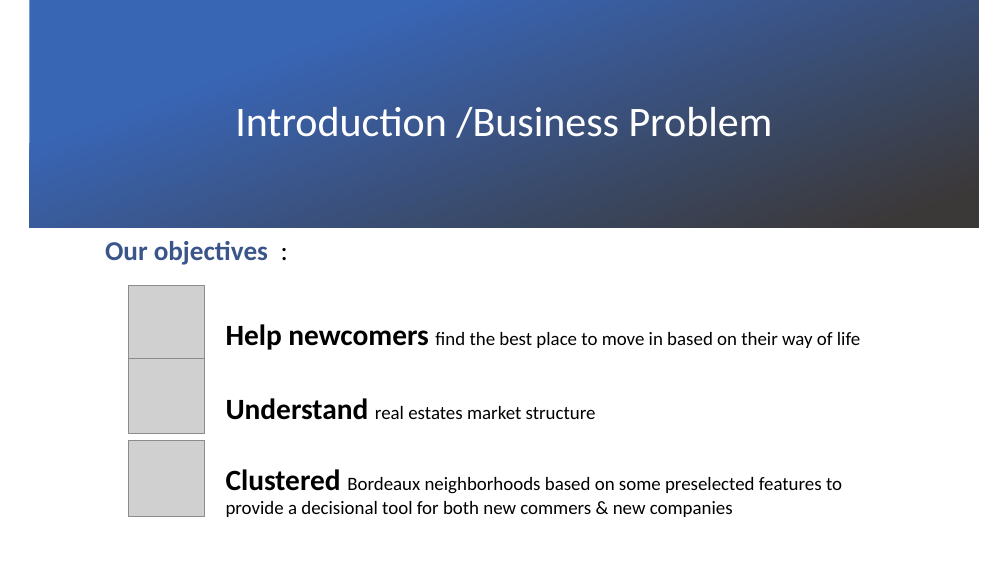
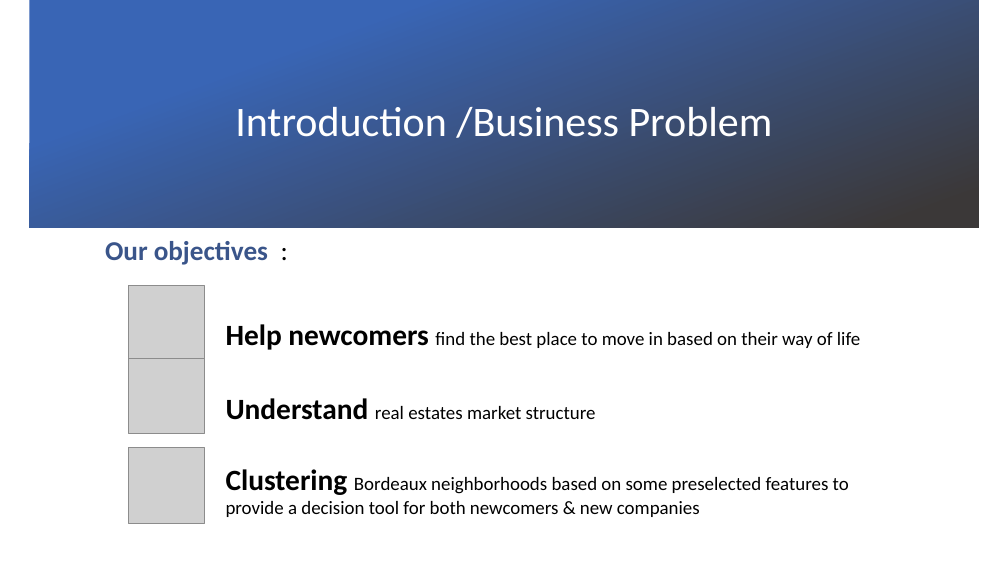
Before and after one commit to PierreBeylard/Coursera_Capstone, a slide deck: slide 3 of CapStoneProject.pptx. Drawn at 1008x567 pixels with LibreOffice and Linux fonts; fonts in the diff are those of the drawing; grey boxes stand for pictures; background and template pictures are left out. Boxes give left, top, right and bottom in pixels: in the first picture for what was removed or moved away, otherwise in the second. Text is boxed around its words. In the diff, an @@ line names an element or a change of style, - is before the commit and + after.

Commit message:
deletion of useless slides and grammar corrections

```diff
--- a/CapStoneProject.pptx
+++ b/CapStoneProject.pptx
@@ picture: place and size @@
-picture at box(129, 441, 204, 516)
+picture at box(129, 448, 204, 523)
@@ text at box(226, 469, 849, 517): text changed @@
-Clustered Bordeaux neighborhoods based on some preselected features to provide a decisional tool for both new commers & new companies
+Clustering Bordeaux neighborhoods based on some preselected features to provide a decision tool for both newcomers & new companies
```
Also in this commit, not shown: 4 other slides changed, 5 slides removed.
